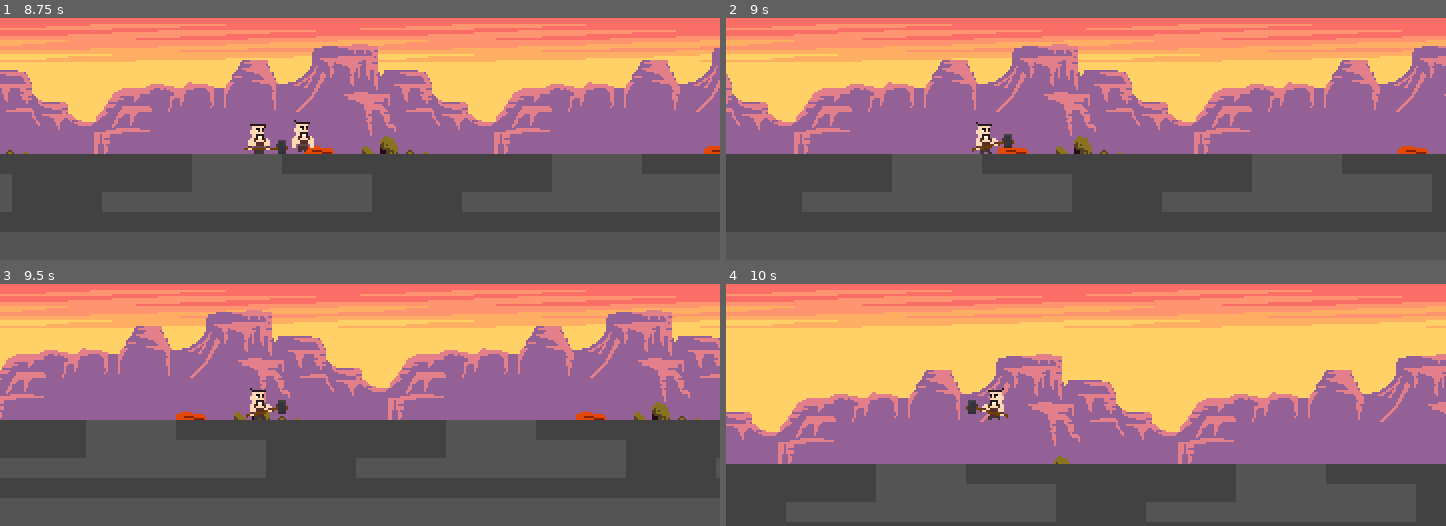
Above: before the commit, frames 1-4 (two rows, left to right).
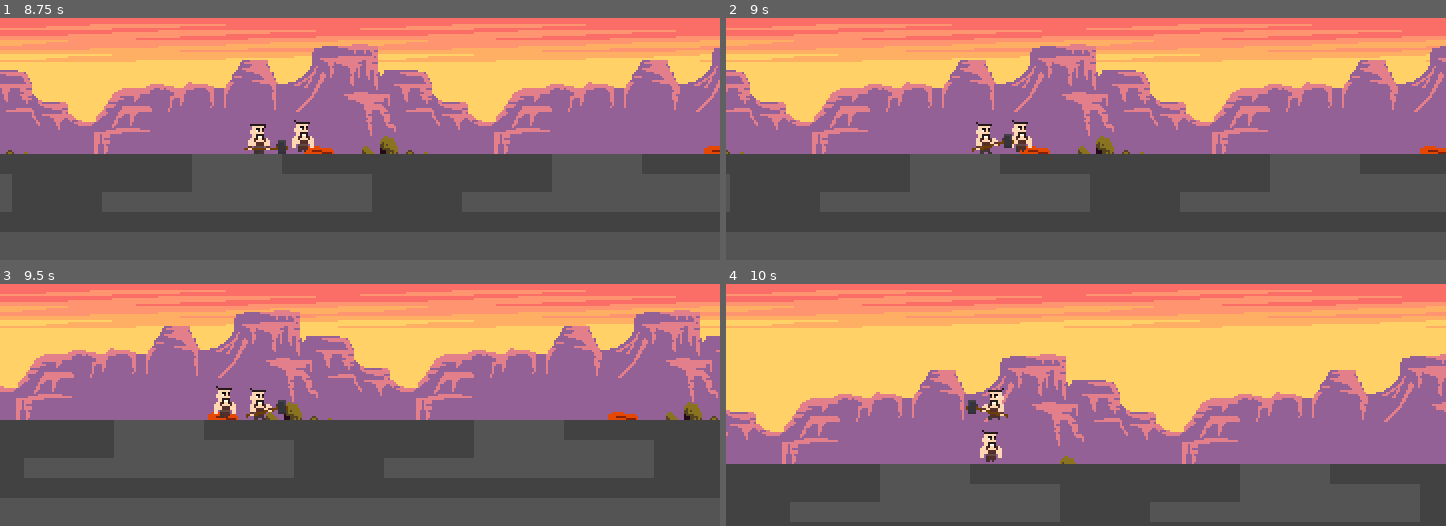
Above: after the commit, the same moments.

Repository: grapdega/deli-demir
Game: Godot game, scene res://sahneler/bolumler/test.tscn
Two runs of this game, one before a commit and one after it. Both use one fixed random seed, a clock stepped at 60 frames per second and the inputs below.
Inputs:
- Up to frame 1 (8.75 s): tap Enter (ui_accept) at 0.5, 0.77, 1.52, 3.02, 3.77, 4.52, 6.02, 6.77, 7.52 s; hold Right (ui_right) 0.53-2.03 s; tap E (ui_attack) every 0.75 s from 0.6 to 8.1 s; hold Left (ui_left) 2.03-2.78 s; hold Right (ui_right) 2.78-4.28 s; hold Left (ui_left) 4.28-5.03 s; hold Right (ui_right) 5.03-5.78 s; hold Left (ui_left) 5.78-7.28 s; hold Right (ui_right) from 7.28 s (still down)
- Up to frame 2 (9 s): keep holding Right (ui_right); tap E (ui_attack) at 8.85 s
- Up to frame 3 (9.5 s): keep holding Right (ui_right); tap Enter (ui_accept) at 9.02 s
- Up to frame 4 (10 s): release Right (ui_right) at 9.53 s; hold Left (ui_left) from 9.53 s (still down); tap E (ui_attack) at 9.6 s; tap Enter (ui_accept) at 9.77 s

Frame 1 is identical in both runs. In frame 2, 10% of the frame differs, in the area x 0-100%, y 10-57%; in frame 3, 13%; in frame 4, 4.7%.
Error after the commit: Attempt to call function 'null::null (Callable)' on a null instance. (res://sahneler/oyuncu/oyuncu.gd:60)

Commit message:
kömür aktarma

Diff:
--- a/sahneler/bolumler/bolum1.tscn
+++ b/sahneler/bolumler/bolum1.tscn
@@ -1,7 +1,10 @@
-[gd_scene load_steps=13 format=3 uid="uid://bwdbxu8uxm7jn"]
+[gd_scene load_steps=16 format=3 uid="uid://bhys36eakasne"]
 
 [ext_resource type="Texture2D" uid="uid://b2ydfi5pt7wt2" path="res://kaynak/resim/bolum1.png" id="1_iwxlc"]
+[ext_resource type="PackedScene" uid="uid://ciebyc4dfwf7a" path="res://sahneler/karakter/ateş.tscn" id="1_lsywx"]
+[ext_resource type="Script" uid="uid://biq8jplph61r8" path="res://sahneler/bolumler/bolum_1.gd" id="1_pcyvn"]
 [ext_resource type="PackedScene" uid="uid://qqwfi0hl7del" path="res://sahneler/oyuncu/oyuncu.tscn" id="2_qi8xi"]
+[ext_resource type="Texture2D" uid="uid://bg1noia2rfi3k" path="res://kaynak/resim/cevdet.png" id="3_ll4k0"]
 [ext_resource type="Texture2D" uid="uid://byb26rkn5w4q5" path="res://kaynak/resim/fire-Sheet.png" id="3_qi8xi"]
 
 [sub_resource type="RectangleShape2D" id="RectangleShape2D_lsywx"]
@@ -57,6 +60,13 @@
 size = Vector2(34, 34)
 
 [node name="Bolum1" type="Node2D"]
+script = ExtResource("1_pcyvn")
+
+[node name="UI" type="CanvasLayer" parent="."]
+
+[node name="ateş" parent="UI" instance=ExtResource("1_lsywx")]
+position = Vector2(8, 8)
+image = ExtResource("3_ll4k0")
 
 [node name="arkaplan" type="Sprite2D" parent="."]
 position = Vector2(267, 60)
@@ -71,13 +81,13 @@
 position = Vector2(255, 133)
 shape = SubResource("RectangleShape2D_lsywx")
 
-[node name="komur" type="StaticBody2D" parent="."]
+[node name="komur" type="StaticBody2D" parent="." groups=["kömür"]]
 
 [node name="CollisionShape2D" type="CollisionShape2D" parent="komur"]
 position = Vector2(47, 100)
 shape = SubResource("RectangleShape2D_iwxlc")
 
-[node name="atas" type="StaticBody2D" parent="."]
+[node name="atas" type="StaticBody2D" parent="." groups=["ataş"]]
 
 [node name="AnimatedSprite2D" type="AnimatedSprite2D" parent="atas"]
 position = Vector2(446, 110)
--- /dev/null
+++ b/sahneler/bolumler/bolum_1.gd
@@ -0,0 +1,24 @@
+extends Node2D
+
+var fire = 50
+
+var komur = 0
+
+func _ready() -> void:
+	$Oyuncu.attack_signal = mine
+
+func mine():
+	for mine in $Oyuncu.near_mob:
+		if mine.is_in_group("kömür"):
+			komur += 1
+			if komur >= 5:
+				komur = 5
+		if mine.is_in_group("ataş"):
+			fire += komur*10;
+
+func _process(delta: float) -> void:
+	$"UI/ateş".set_value(fire)
+
+
+	if fire > 100:
+		fire = 100
--- /dev/null
+++ b/sahneler/karakter/ateş.gd
@@ -0,0 +1,31 @@
+extends Node2D
+
+@export var image :Texture
+
+func _ready() -> void:
+	$"ateş1".texture = image
+	$"ateş2".texture = image
+	$"ateş3".texture = image
+	$"ateş4".texture = image
+	$"ateş5".texture = image
+
+func set_value(value):
+	$"ateş1".hide()
+	$"ateş2".hide()
+	$"ateş3".hide()
+	$"ateş4".hide()
+	$"ateş5".hide()
+	if value <= 0:
+		return
+	if value > 0:
+		$"ateş1".show()
+	if value > 20:
+		$"ateş1".show()
+	if value > 40:
+		$"ateş2".show()
+	if value > 60:
+		$"ateş3".show()
+	if value > 80:
+		$"ateş4".show()
+	if value >= 100:
+		$"ateş5".show()
--- /dev/null
+++ b/sahneler/karakter/ateş.tscn
@@ -0,0 +1,26 @@
+[gd_scene load_steps=3 format=3 uid="uid://ciebyc4dfwf7a"]
+
+[ext_resource type="Script" uid="uid://bxxsrkxvw7pc2" path="res://sahneler/karakter/ateş.gd" id="1_h0e8q"]
+[ext_resource type="Texture2D" uid="uid://bg1noia2rfi3k" path="res://kaynak/resim/cevdet.png" id="1_wmra6"]
+
+[node name="ateş" type="Node2D"]
+script = ExtResource("1_h0e8q")
+
+[node name="ateş1" type="Sprite2D" parent="."]
+texture = ExtResource("1_wmra6")
+
+[node name="ateş2" type="Sprite2D" parent="."]
+position = Vector2(15, 0)
+texture = ExtResource("1_wmra6")
+
+[node name="ateş3" type="Sprite2D" parent="."]
+position = Vector2(31, 0)
+texture = ExtResource("1_wmra6")
+
+[node name="ateş4" type="Sprite2D" parent="."]
+position = Vector2(47, 0)
+texture = ExtResource("1_wmra6")
+
+[node name="ateş5" type="Sprite2D" parent="."]
+position = Vector2(63, 0)
+texture = ExtResource("1_wmra6")
--- a/sahneler/oyuncu/oyuncu.gd
+++ b/sahneler/oyuncu/oyuncu.gd
@@ -4,6 +4,10 @@
 const JUMP_VELOCITY = -200.0
 
 var near_mob = []
+
+var inventory = []
+
+var attack_signal: Callable
 
 # Get the gravity from the project settings to be synced with RigidBody nodes.
 var gravity = ProjectSettings.get_setting("physics/2d/default_gravity")
@@ -13,9 +17,8 @@
 	$"areya".connect("body_exited",_on_area_exited)
 
 func _on_area_entered(area):
-	if area.is_in_group("mob"):
-		print("enter",area)
-		near_mob.append(area)
+	print("enter",area)
+	near_mob.append(area)
 
 func _on_area_exited(area):
 	if area in near_mob:
@@ -54,6 +57,8 @@
 	move_and_slide()
 
 	if Input.is_action_just_pressed("ui_attack") and is_on_floor():
+		attack_signal.call()
 		for mob in near_mob:
-			mob.heal -= 10
+			if mob.is_in_group("mob"):
+				mob.heal -= 10
 	#	$AnimatedSprite2D.play("attack")
Not shown, added: sahneler/bolumler/bolum_1.gd.uid
Not shown, added: sahneler/karakter/ateş.gd.uid
